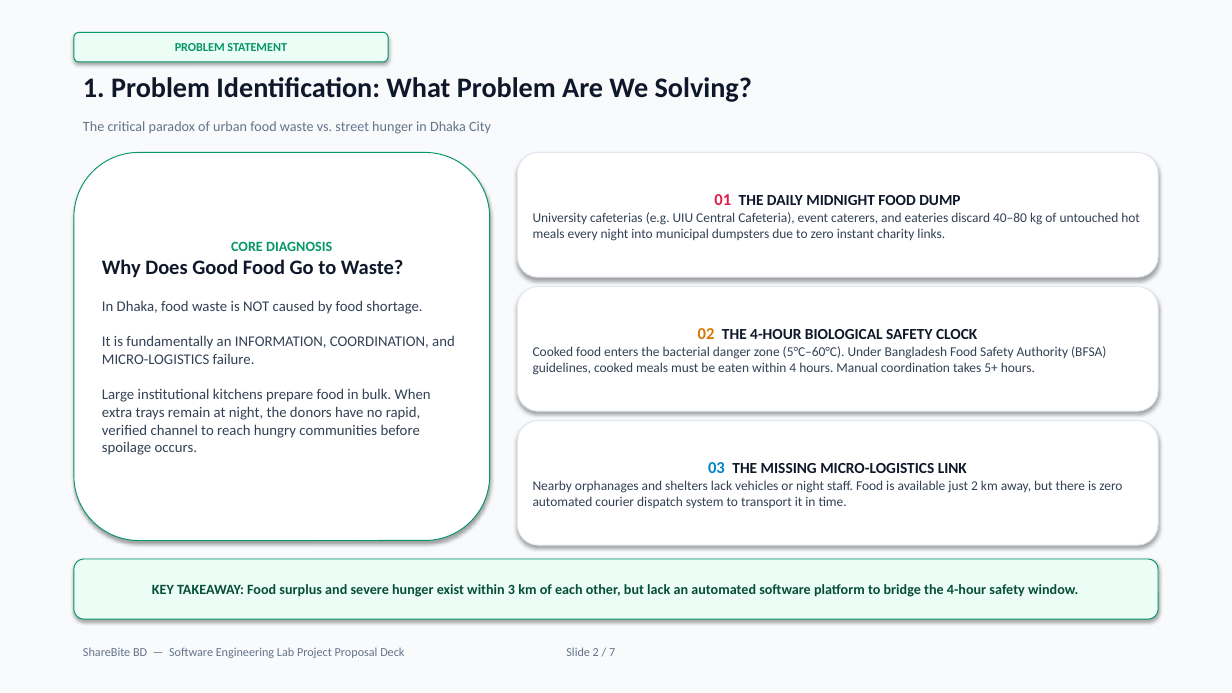
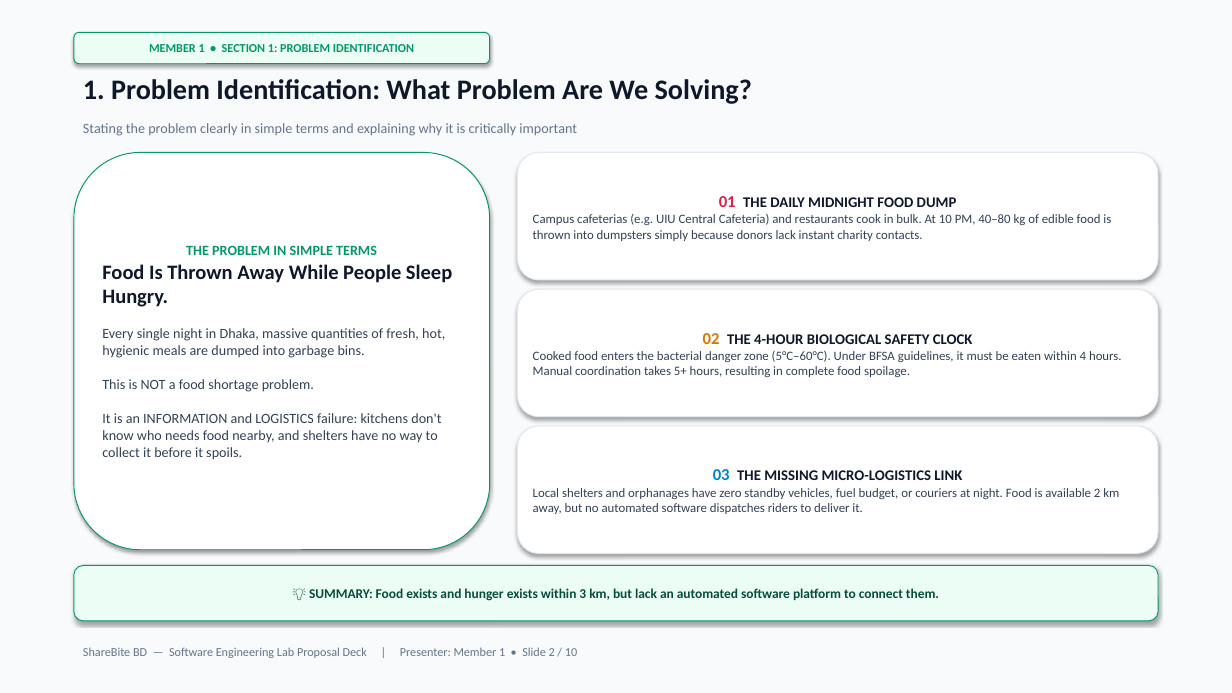
Before and after one commit to mahamudul-hasan7/shearbitebd, a slide deck: slide 2 of ShareBite_BD_SE_Lab_Presentation.pptx. Drawn at 1232x693 pixels with LibreOffice and Linux fonts; fonts in the diff are those of the drawing. Boxes give left, top, right and bottom in pixels: in the first picture for what was removed or moved away, otherwise in the second. Text is boxed around its words. In the diff, an @@ line names an element or a change of style, - is before the commit and + after.

```diff
--- a/ShareBite_BD_SE_Lab_Presentation.pptx
+++ b/ShareBite_BD_SE_Lab_Presentation.pptx
@@ rounded rectangle "MEMBER 1 • SECTION 1: ...": place and size @@
-rounded rectangle "MEMBER 1 • SECTION 1: ..." at (74,32,388,62)
+rounded rectangle "MEMBER 1 • SECTION 1: ..." at (74,32,490,64)
@@ text in rounded rectangle at (149,44,414,52): text changed @@
-PROBLEM STATEMENT
+MEMBER 1 • SECTION 1: PROBLEM IDENTIFICATION
@@ text at (83,123,577,136): text changed @@
-The critical paradox of urban food waste vs. street hunger in Dhaka City
+Stating the problem clearly in simple terms and explaining why it is critically important
@@ rounded rectangle "THE PROBLEM IN SIMPLE TERMS": place and size @@
-rounded rectangle "THE PROBLEM IN SIMPLE TERMS" at (74,152,490,541)
+rounded rectangle "THE PROBLEM IN SIMPLE TERMS" at (74,152,490,550)
@@ text in rounded rectangle at (719,196,957,207): size 12 to 11.5 pt in "THE DAILY MIDNIGHT FOOD DUMP" @@
@@ text in rounded rectangle at (533,214,1111,241): text changed; size 10.5 to 10 pt @@
-University cafeterias (e.g. UIU Central Cafeteria), event caterers, and eateries discard 40–80 kg of untouched hot meals every night into municipal dumpsters due to zero instant charity links.
+Campus cafeterias (e.g. UIU Central Cafeteria) and restaurants cook in bulk. At 10 PM, 40–80 kg of edible food is thrown into dumpsters simply because donors lack instant charity contacts.
@@ text in rounded rectangle at (102,245,452,460): text changed; size 11.5 to 11 pt @@
-CORE DIAGNOSIS
-Why Does Good Food Go to Waste?
-In Dhaka, food waste is NOT caused by food shortage.
-It is fundamentally an INFORMATION, COORDINATION, and MICRO-LOGISTICS failure.
-Large institutional kitchens prepare food in bulk. When extra trays remain at night, the donors have no rapid, verified channel to reach hungry communities before spoilage occurs.
+THE PROBLEM IN SIMPLE TERMS
+Food Is Thrown Away While People Sleep Hungry.
+Every single night in Dhaka, massive quantities of fresh, hot, hygienic meals are dumped into garbage bins.
+This is NOT a food shortage problem.
+It is an INFORMATION and LOGISTICS failure: kitchens don't know who needs food nearby, and shelters have no way to collect it before it spoils.
@@ rounded rectangle "02 THE 4-HOUR BIOLOGICAL SAFETY ...": place and size @@
-rounded rectangle "02 THE 4-HOUR BIOLOGICAL SAFETY ..." at (518,287,1158,411)
+rounded rectangle "02 THE 4-HOUR BIOLOGICAL SAFETY ..." at (518,289,1158,417)
@@ text in rounded rectangle at (533,351,1122,377): text changed; size 10.5 to 10 pt @@
-Cooked food enters the bacterial danger zone (5°C–60°C). Under Bangladesh Food Safety Authority (BFSA) guidelines, cooked meals must be eaten within 4 hours. Manual coordination takes 5+ hours.
+Cooked food enters the bacterial danger zone (5°C–60°C). Under BFSA guidelines, it must be eaten within 4 hours. Manual coordination takes 5+ hours, resulting in complete food spoilage.
@@ text in rounded rectangle at (703,333,973,344): size 12 to 11.5 pt in "THE 4-HOUR BIOLOGICAL SAFETY CLOCK" @@
@@ rounded rectangle "03 THE MISSING MICRO-LOGISTICS LINK": place and size @@
-rounded rectangle "03 THE MISSING MICRO-LOGISTICS LINK" at (518,421,1158,545)
+rounded rectangle "03 THE MISSING MICRO-LOGISTICS LINK" at (518,426,1158,554)
@@ text in rounded rectangle at (713,469,962,480): size 12 to 11.5 pt in "THE MISSING MICRO-LOGISTICS LINK" @@
@@ text in rounded rectangle at (533,488,1119,514): text changed; size 10.5 to 10 pt @@
-Nearby orphanages and shelters lack vehicles or night staff. Food is available just 2 km away, but there is zero automated courier dispatch system to transport it in time.
+Local shelters and orphanages have zero standby vehicles, fuel budget, or couriers at night. Food is available 2 km away, but no automated software dispatches riders to deliver it.
@@ rounded rectangle "💡 SUMMARY: Food exists and ...": place and size @@
-rounded rectangle "💡 SUMMARY: Food exists and ..." at (74,559,1158,619)
+rounded rectangle "💡 SUMMARY: Food exists and ..." at (74,566,1158,621)
@@ text in rounded rectangle at (309,588,939,601): text changed; size 11 to 10.5 pt @@
-KEY TAKEAWAY: Food surplus and severe hunger exist within 3 km of each other, but lack an automated software platform to bridge the 4-hour safety window.
+💡 SUMMARY: Food exists and hunger exists within 3 km, but lack an automated software platform to connect them.
@@ text at (83,647,577,658): text changed @@
-ShareBite BD — Software Engineering Lab Project Proposal Deck Slide 2 / 7
+ShareBite BD — Software Engineering Lab Proposal Deck | Presenter: Member 1 • Slide 2 / 10
```
Also in this commit, not shown: 4 other slides changed, 5 slides added, 2 slides removed, 4 other files.
